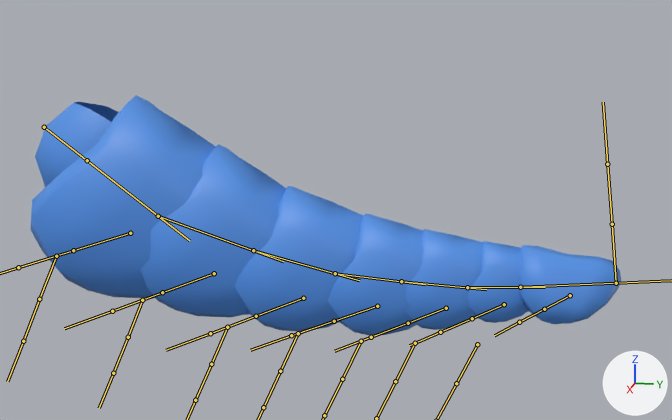
A saved change to the FBX model Assets/Models/Shrimp/Cherry/Shrimp_Tail_Cherry.fbx.
The view is the same before and after, from a camera (50 mm lens) standing at (2.104, 1.156, 0.35) and looking at (-0.006, 0.734, -0.177). Every picture has the same lights, and +X, +Y and +Z are marked at lower right. Both versions are drawn at frame 260 of the action 'Tail|Tail|Tail|TailAction.001'; the numbers are the values there. The bones that bend it are drawn over the model as lines.

Names of what the first picture shows: 'Tail_end_low', 'Tail_low.001', 'Tail_low.002', 'Tail_low.003', 'Tail_low.004', 'Tail_low.005', 'Tail_low.006', 'guts_low'.
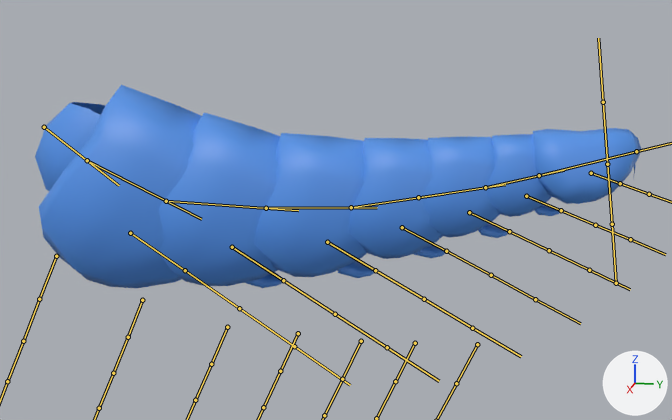
What the commit changed:
Bone 'Tail.002' (bone_tail_002) turns from (-12, 0, 0) to (0, 0, 0) degrees about its own x, y and z.
Bone 'Tail.003' (bone_tail_003) turns from (-4, 0, 0) to (0, 0, 0) degrees about its own x, y and z.
Bone 'Tail.005' (bone_tail_005) turns from (1, 0, 0) to (0, 0, 0) degrees about its own x, y and z.
Bone 'Tail.006' (bone_tail_006) turns from (2, 0, 0) to (0, 0, 0) degrees about its own x, y and z.
Bone 'Tail.007' (bone_tail_007) turns from (2, 0, 0) to (0, 0, 0) degrees about its own x, y and z.
Bone 'Swimeret.006' (bone_swimeret_006) turns from (-61, 0, 0) to (56, 0, 0) degrees about its own x, y and z.
Bone 'Swimeret.005' (bone_swimeret_005) turns from (-64, 0, 0) to (53, 0, 0) degrees about its own x, y and z.
Bone 'Swimeret.004' (bone_swimeret_004) turns from (-65, 0, 0) to (50, 0, 0) degrees about its own x, y and z.
Bone 'Swimeret.003' (bone_swimeret_003) turns from (-66, 0, 0) to (47, 0, 0) degrees about its own x, y and z.
Bone 'Swimeret.002' (bone_swimeret_002) turns from (-66, 0, 0) to (45, 0, 0) degrees about its own x, y and z.
Bone 'Swimeret.001' (bone_swimeret_001) turns from (-71, 0, 0) to (43, 0, 0) degrees about its own x, y and z.
Bone 'Swimeret' (bone_swimeret) turns from (-87, 0, 0) to (41, 0, 0) degrees about its own x, y and z.

What differs and where, as boxes [x1, y1, x2, y2] in the pictures (672 x 420 px):
'Tail_low.001', posed
    before: [31, 95, 216, 298]
    after: [39, 85, 202, 288]
'Tail_low.002', posed
    before: [141, 144, 286, 318]
    after: [158, 112, 280, 286]
'Tail_low.003', posed
    before: [235, 186, 363, 332]
    after: [254, 133, 367, 277]
'Tail_low.004', posed
    before: [328, 213, 424, 335]
    after: [348, 138, 443, 259]
'Tail_end_low', posed
    before: [519, 245, 621, 324]
    after: [533, 128, 641, 204]
'Tail_low.005', posed
    before: [405, 229, 483, 330]
    after: [423, 137, 500, 237]
'Tail_low.006', posed (6% wider)
    before: [468, 241, 529, 323]
    after: [487, 134, 552, 217]
'guts_low', posed
    before: [35, 102, 119, 187]
    after: [35, 102, 636, 191]
'swimeret_low.004', posed (not visible before)
    after: [478, 223, 510, 238]
'swimeret_low.005', posed (not visible before)
    after: [534, 205, 561, 216]
bone 'Tail.002', root to tip
    before: (87, 160) to (189, 240)
    after: (87, 160) to (201, 219)
bone 'Tail.003', root to tip
    before: (158, 216) to (283, 261)
    after: (166, 201) to (298, 210)
bone 'Tail.005', root to tip
    before: (335, 273) to (425, 284)
    after: (351, 207) to (443, 194)
bone 'Tail.006', root to tip
    before: (401, 281) to (486, 289)
    after: (418, 197) to (505, 184)
bone 'Tail.007', root to tip
    before: (467, 287) to (545, 287)
    after: (485, 187) to (564, 170)
bone 'Swimeret.006', root to tip
    before: (570, 295) to (544, 309)
    after: (591, 173) to (620, 183)
bone 'Swimeret.005', root to tip
    before: (504, 304) to (472, 318)
    after: (526, 196) to (561, 210)
bone 'Swimeret.004', root to tip
    before: (446, 308) to (408, 323)
    after: (469, 212) to (509, 231)
bone 'Swimeret.003', root to tip
    before: (377, 306) to (334, 321)
    after: (402, 227) to (446, 251)
bone 'Swimeret.002', root to tip
    before: (303, 298) to (256, 316)
    after: (327, 242) to (375, 270)
bone 'Swimeret.001', root to tip
    before: (214, 273) to (162, 292)
    after: (232, 247) to (283, 280)
bone 'Swimeret', root to tip
    before: (130, 233) to (73, 250)
    after: (130, 233) to (185, 270)
